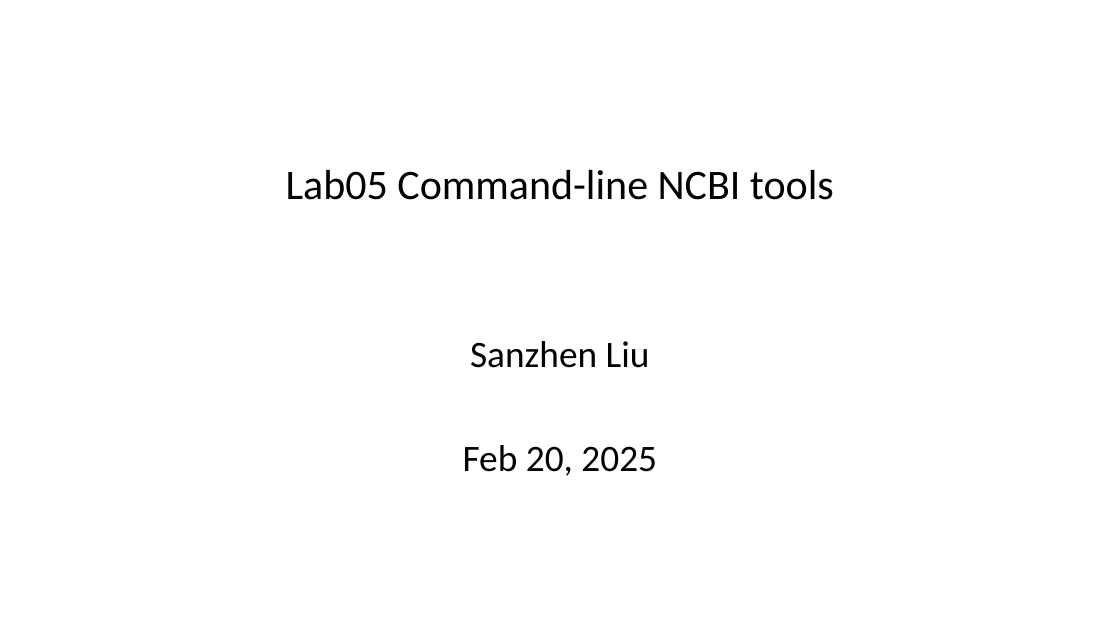
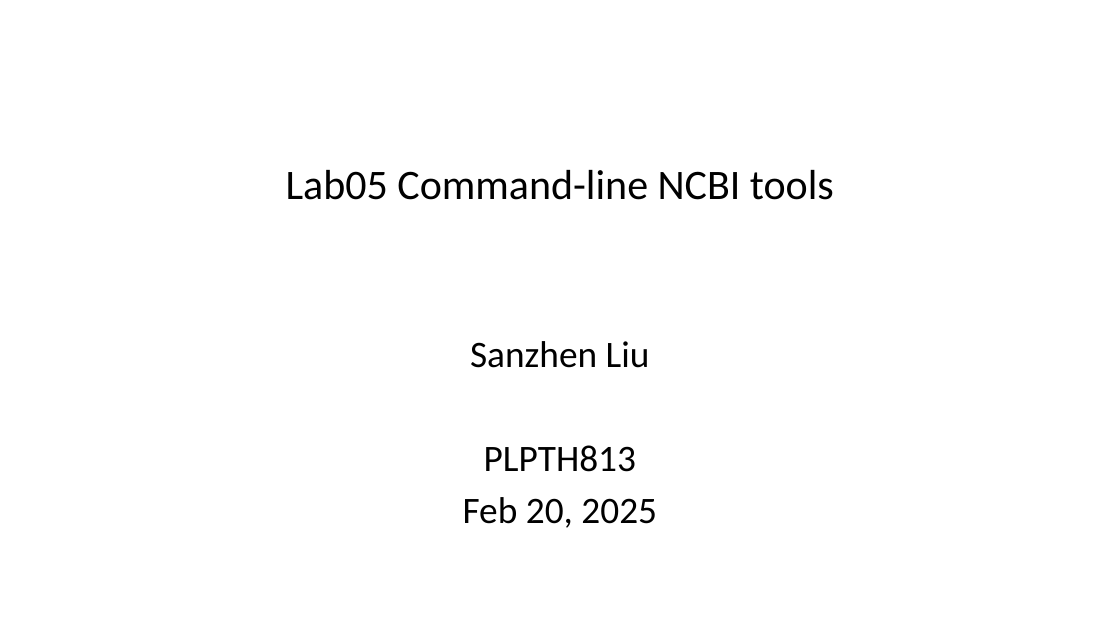
Before and after one commit to liu3zhenlab/teaching, a slide deck: slide 1 of PLPTH813Bioinformatis/2025/2_lab/lab05_NCBItools.pptx. Drawn at 1120x630 pixels with LibreOffice and Linux fonts; fonts in the diff are those of the drawing. Boxes give left, top, right and bottom in pixels: in the first picture for what was removed or moved away, otherwise in the second. Text is boxed around its words. In the diff, an @@ line names an element or a change of style, - is before the commit and + after.

```diff
--- a/PLPTH813Bioinformatis/2025/2_lab/lab05_NCBItools.pptx
+++ b/PLPTH813Bioinformatis/2025/2_lab/lab05_NCBItools.pptx
@@ subtitle at bbox=[484, 445, 636, 472]: paragraph added @@
+PLPTH813
```
Also in this commit, not shown: 1 other slide changed, 7 slides added, 2 other files.
